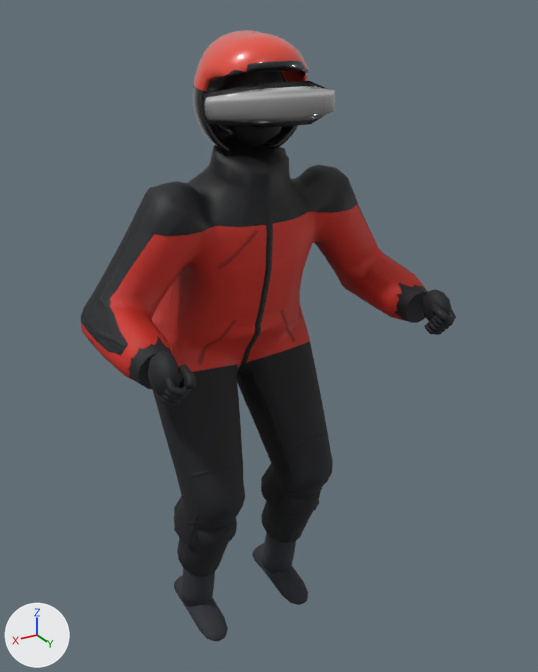
What one commit did to the glTF model pwa/models/skier.glb.
Both versions are drawn from a camera (50 mm lens) standing at (0.916, 1.717, 0.817) and looking at (-0.047, 0.111, 0.014). Lighting does not change. The marker at lower left points along +X, +Y and +Z. The first picture is the older version. Vertices at exactly the same position are counted once.

The first picture shows 'machine'.
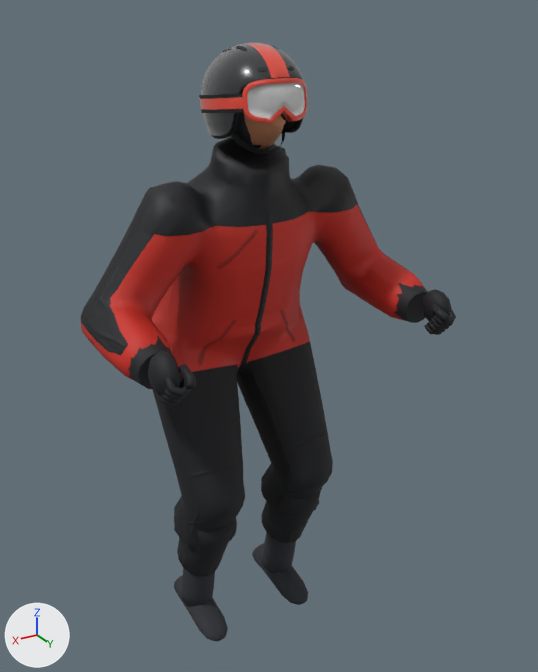
The change, as a diff of the scene's bpy script:
```diff
--- a/pwa/models/skier.glb.py
+++ b/pwa/models/skier.glb.py
@@ mat_skin @@
+mat_skin = principled_material('skin')
+mat_skin.base_color = (0.565, 0.246, 0.125)  # orange #c68863
+mat_skin.roughness = 0.6
@@ me_machine @@
 # used by ob_machine; location = (0.0, 0.0, 0.0)
-me_machine.from_pydata(...)  # 4989 vertices, 9880 faces; spans x -0.45..0.45, y -0.21..0.47, z -0.95..0.79
+me_machine.from_pydata(...)  # 5210 vertices, 9919 faces; spans x -0.45..0.45, y -0.21..0.47, z -0.95..0.76
+# me_machine part 1: 177 vertices moved from x -0.13..0.14, y -0.01..0.23, z 0.52..0.77 to x -0.11..0.12, y -0.01..0.23, z 0.55..0.74; 1426 vertices removed from x -0.15..0.17, y -0.03..0.31, z 0.51..0.79; 1647 vertices added at x -0.12..0.12, y -0.04..0.26, z 0.51..0.76
+# me_machine part 2: 5 faces spanning x 0.1..0.12, y 0.04..0.11, z 0.61..0.64 switch from mat_helmet (black #1b1d21) to mat_peak (red #e8412c)
+# me_machine part 3: 72 faces spanning x -0.09..0.1, y 0.0..0.19, z 0.55..0.62 switch from mat_helmet (black #1b1d21) to mat_strap (black #101114)
+# me_machine part 4: 94 faces spanning x 0.04..0.11, y 0.04..0.2, z 0.59..0.74 switch from mat_peak (red #e8412c) to mat_helmet (black #1b1d21)
+# other edits to the shape of me_machine do not show in these pictures
 me_machine.materials.append(mat_glove)
@@ me_machine @@
 me_machine.materials.append(mat_liner)
+me_machine.materials.append(mat_skin)  # orange #c68863
```

What differs and where, as boxes (x1, y1, x2, y2) in the pictures (538 x 672 px; the box of a moved part takes in the faces that stretch with it):
'machine', reshaped: before (81, 30, 456, 641); after (81, 43, 456, 641)
part 1 of me_machine, moved or reshaped: before (193, 30, 335, 152); after (199, 43, 307, 155)
part 2 of me_machine, recoloured: after (200, 99, 208, 109)
part 3 of me_machine, recoloured: before (195, 111, 273, 142); after (216, 119, 238, 139)
part 4 of me_machine, recoloured: after (202, 53, 234, 122)
